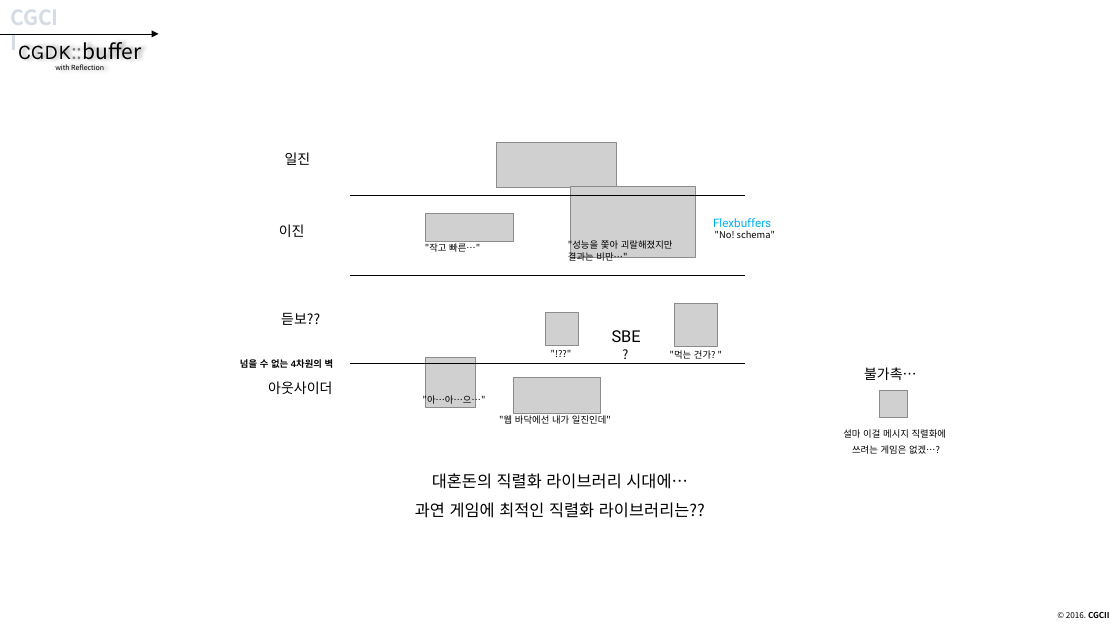
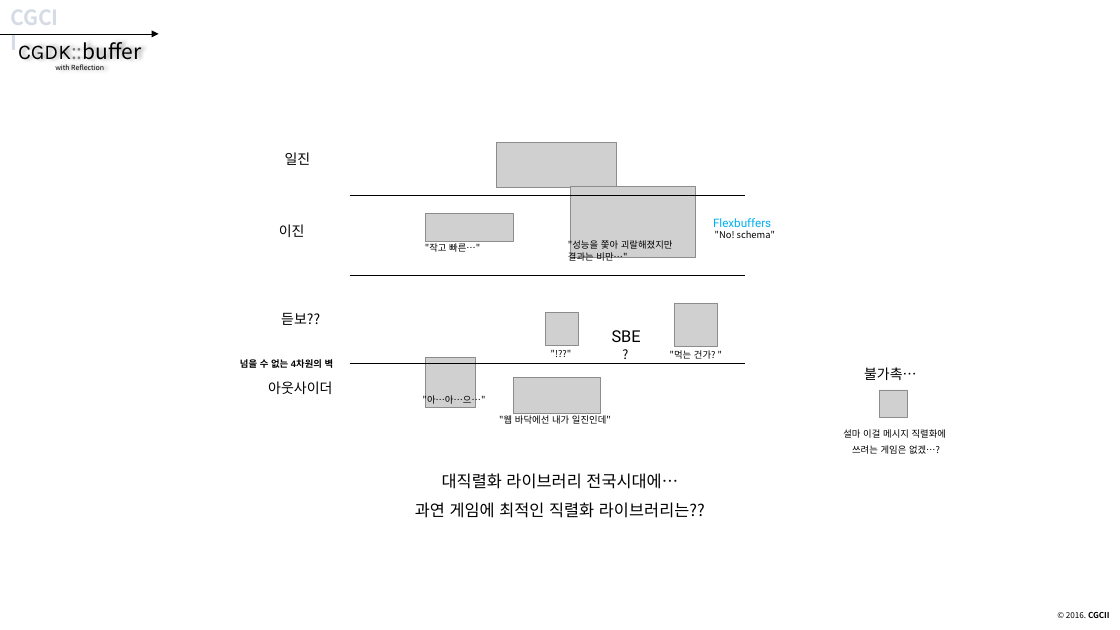
Before and after one commit to CGLabs/CGDK.buffer, a slide deck: slide 61 of C++/document/intruduce_CGDK.buffer.pptx. Drawn at 1120x630 pixels with LibreOffice and Linux fonts; fonts in the diff are those of the drawing; grey boxes stand for pictures. Boxes give left, top, right and bottom in pixels: in the first picture for what was removed or moved away, otherwise in the second. Text is boxed around its words. In the diff, an @@ line names an element or a change of style, - is before the commit and + after.

```diff
--- a/C++/document/intruduce_CGDK.buffer.pptx
+++ b/C++/document/intruduce_CGDK.buffer.pptx
@@ text at [442,473,678,489]: text changed @@
-대혼돈의 직렬화 라이브러리 시대에…
+대직렬화 라이브러리 전국시대에…
```
Also in this commit, not shown: 17 other slides changed, 1 slide removed.
